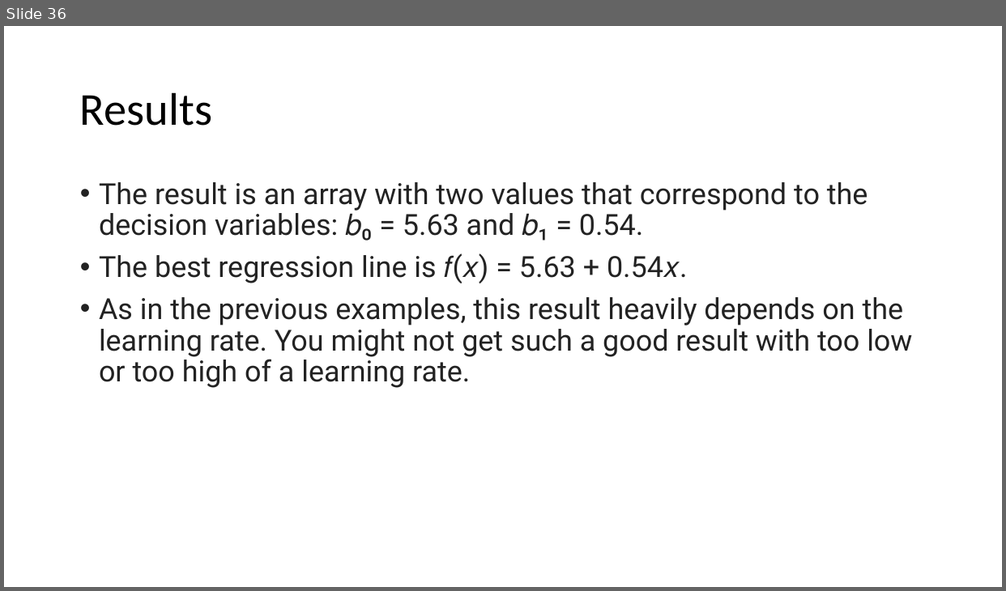
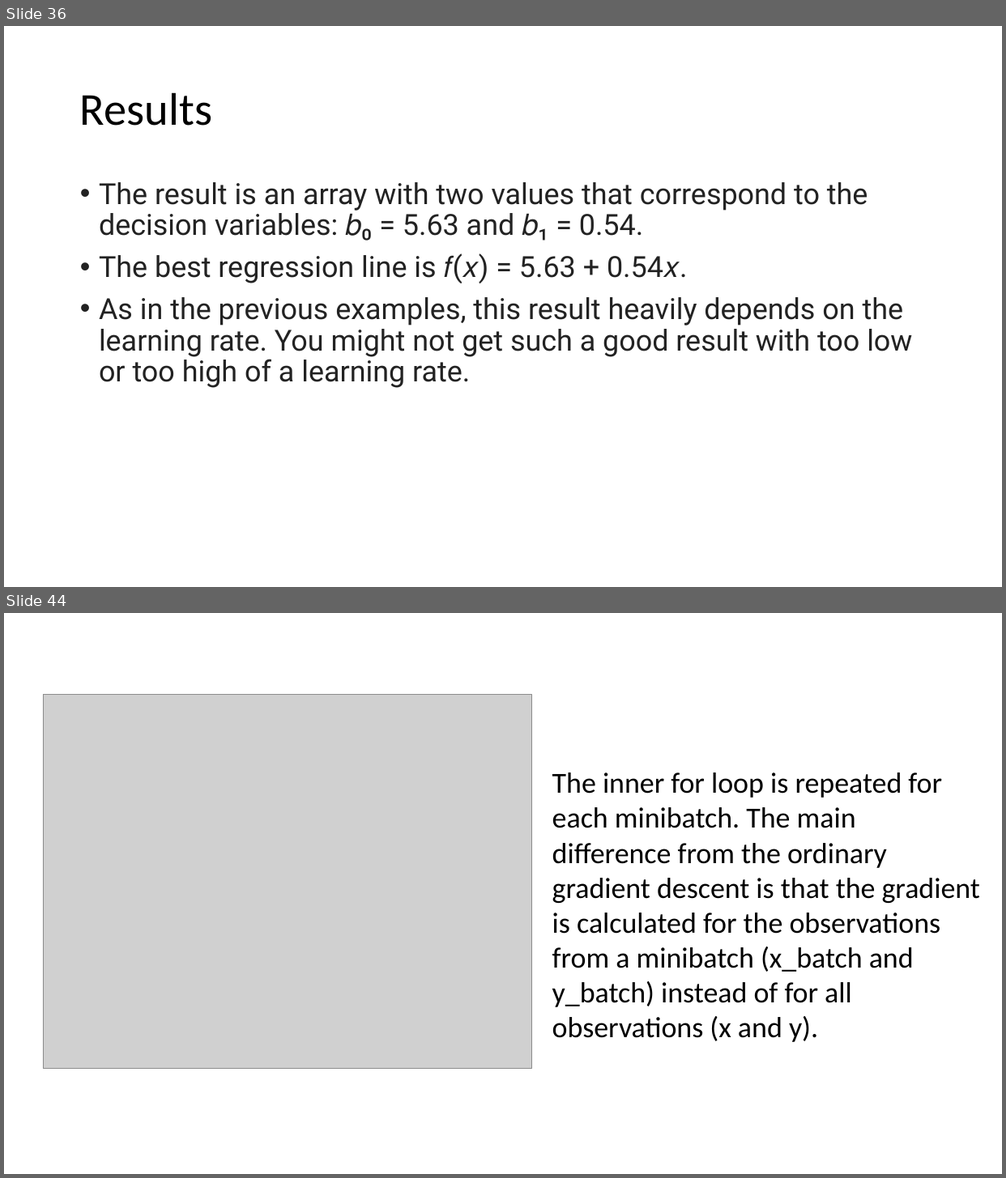
Before and after one commit to motazsaad/Math-Statistics-DataScience, a slide deck: slides/Stochastic Gradient Descent Algorithm.pptx. Shown one above the other, each under a label of ours: slide 36 before the commit, slides 36 and 44 after it; the slides between them are not shown. The pictures are 1006x591 and 1006x1178 pixels, drawn with LibreOffice and Linux fonts; fonts in the diff are those of the drawing; grey boxes stand for pictures. Boxes give left, top, right and bottom in pixels: in the first picture for what was removed or moved away, otherwise in the second. Text is boxed around its words. In the diff, an @@ line names an element or a change of style, - is before the commit and + after.

```diff
--- a/slides/Stochastic Gradient Descent Algorithm.pptx
+++ b/slides/Stochastic Gradient Descent Algorithm.pptx
@@ slide 44 added at (4, 613, 1002, 1174), background #FFFFFF @@
@@ picture added at (43, 695, 532, 1069) @@
@@ text added at (552, 773, 980, 1042), 28 pt, text #000000 @@
+The inner for loop is repeated for each minibatch. The main difference from the ordinary gradient descent is that the gradient is calculated for the observations from a minibatch (x_batch and y_batch) instead of for all observations (x and y).
```
Also in this commit, not shown: 15 other slides added, 2 slides removed.
